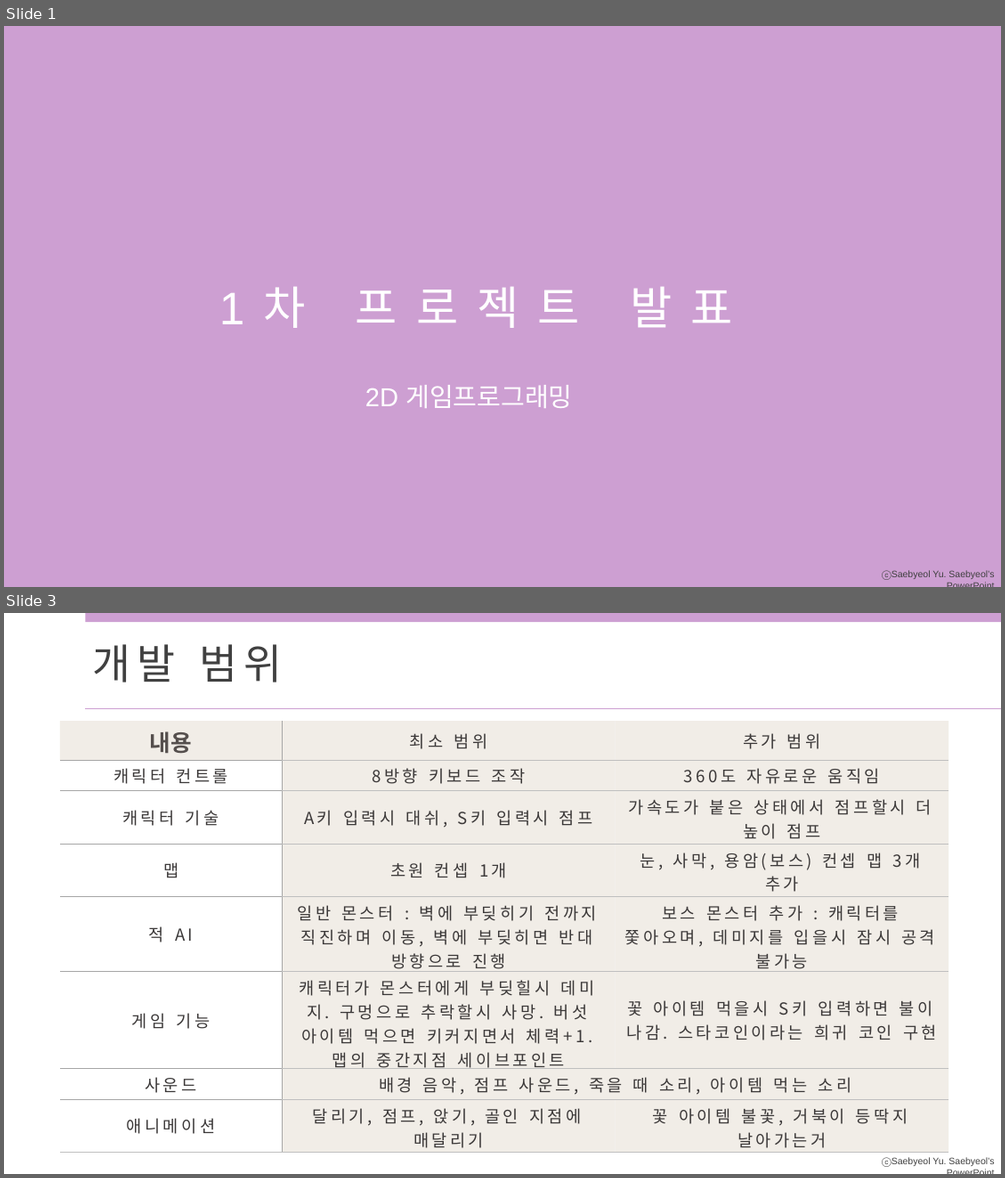
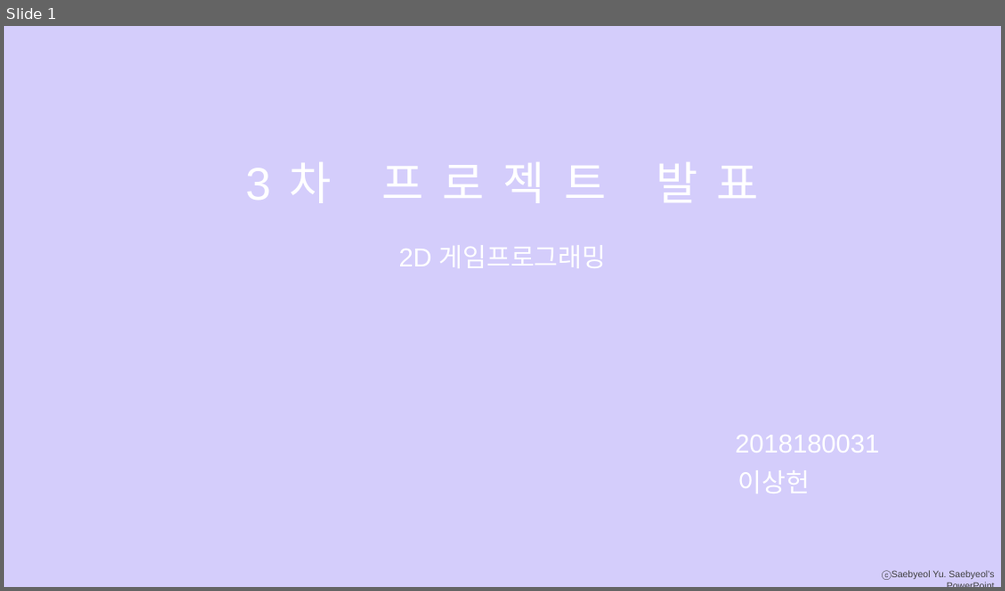
Before and after one commit to sangheonlee97/2DGP-Project, a slide deck: ppt.pptx. Shown one above the other, each under a label of ours: slides 1 and 3 before the commit, slide 1 after it; the slides between them are not shown. The pictures are 1005x1178 and 1005x591 pixels, drawn with LibreOffice and Linux fonts; fonts in the diff are those of the drawing. Boxes give left, top, right and bottom in pixels: in the first picture for what was removed or moved away, otherwise in the second. Text is boxed around its words. In the diff, an @@ line names an element or a change of style, - is before the commit and + after.

```diff
--- a/ppt.pptx
+++ b/ppt.pptx
@@ slide 3 removed at bbox=[4, 613, 1001, 1174], background #FFFFFF; not listed: 1 template element that a slide beside it also shows @@
@@ rectangle removed at bbox=[86, 613, 1001, 622] @@
@@ text removed at bbox=[93, 644, 282, 682] @@
-개발 범위
@@ line removed from (86, 709) to (1001, 709) @@
@@ table removed at bbox=[60, 721, 949, 1152], 8 rows, 3 columns @@
-내용 | 최소 범위 | 추가 범위
-캐릭터 컨트롤 | 8방향 키보드 조작 | 360도 자유로운 움직임
-캐릭터 기술 | A키 입력시 대쉬, S키 입력시 점프 | 가속도가 붙은 상태에서 점프할시 더 높이 점프
-맵 | 초원 컨셉 1개 | 눈, 사막, 용암(보스) 컨셉 맵 3개 추가
-적 AI | 일반 몬스터 : 벽에 부딪히기 전까지 직진하며 이동, 벽에 부딪히면 반대 방향으로 진행 | 보스 몬스터 추가 : 캐릭터를 쫓아오며, 데미지를 입을시 잠시 공격 불가능
-게임 기능 | 캐릭터가 몬스터에게 부딪힐시 데미지. 구멍으로 추락할시 사망. 버섯 아이템 먹으면 키커지면서 체력+1. 맵의 중간지점 세이브포인트 | 꽃 아이템 먹을시 S키 입력하면 불이 나감. 스타코인이라는 희귀 코인 구현
-사운드 | 배경 음악, 점프 사운드, 죽을 때 소리, 아이템 먹는 소리 | 
-애니메이션 | 달리기, 점프, 앉기, 골인 지점에 매달리기 | 꽃 아이템 불꽃, 거북이 등딱지 날아가는거
@@ slide 1 changed as well @@
@@ background #CD9FD2 to #D4CDFB @@
@@ text at bbox=[382, 162, 759, 203]: text changed @@
-1차 프로젝트 발표
+3차 프로젝트 발표
@@ text "2D 게임프로그래밍": place and size @@
-text "2D 게임프로그래밍" at bbox=[365, 385, 572, 408]
+text "2D 게임프로그래밍" at bbox=[399, 245, 606, 268]
@@ text added at bbox=[735, 435, 879, 452], 25 pt, text #FFFFFF @@
+2018180031
@@ text added at bbox=[738, 470, 809, 493], 25 pt, text #FFFFFF @@
+이상헌
```
Also in this commit, not shown: 1 other slide changed, 1 slide added, 2 other slides removed.
